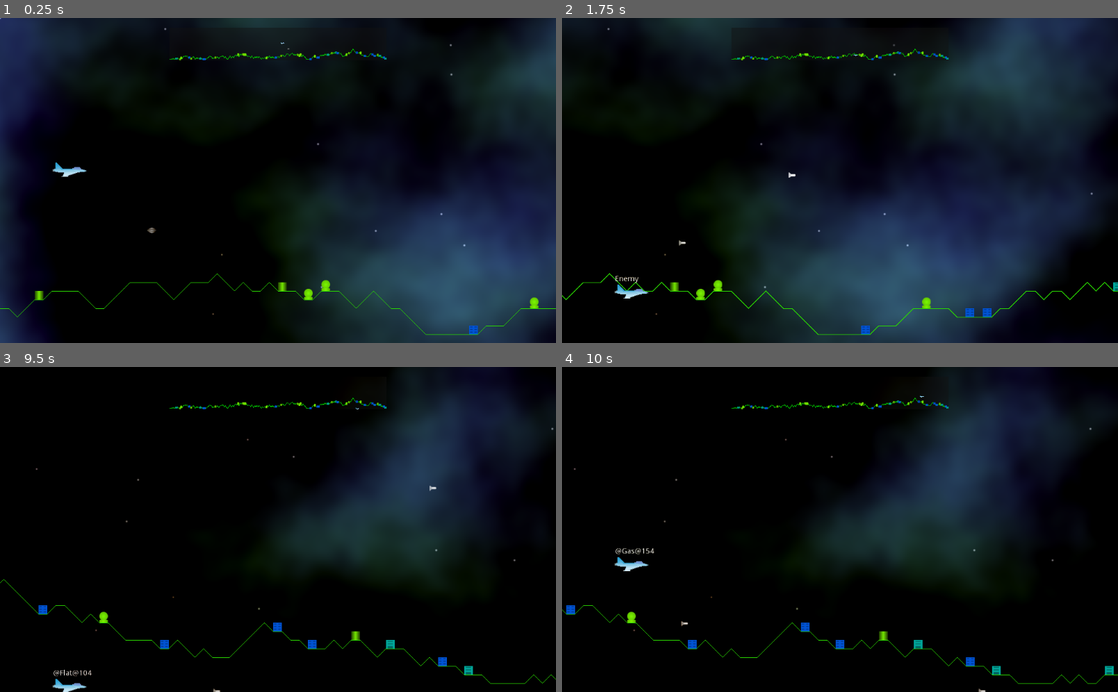
Above: before the commit, frames 1-4 (two rows, left to right).
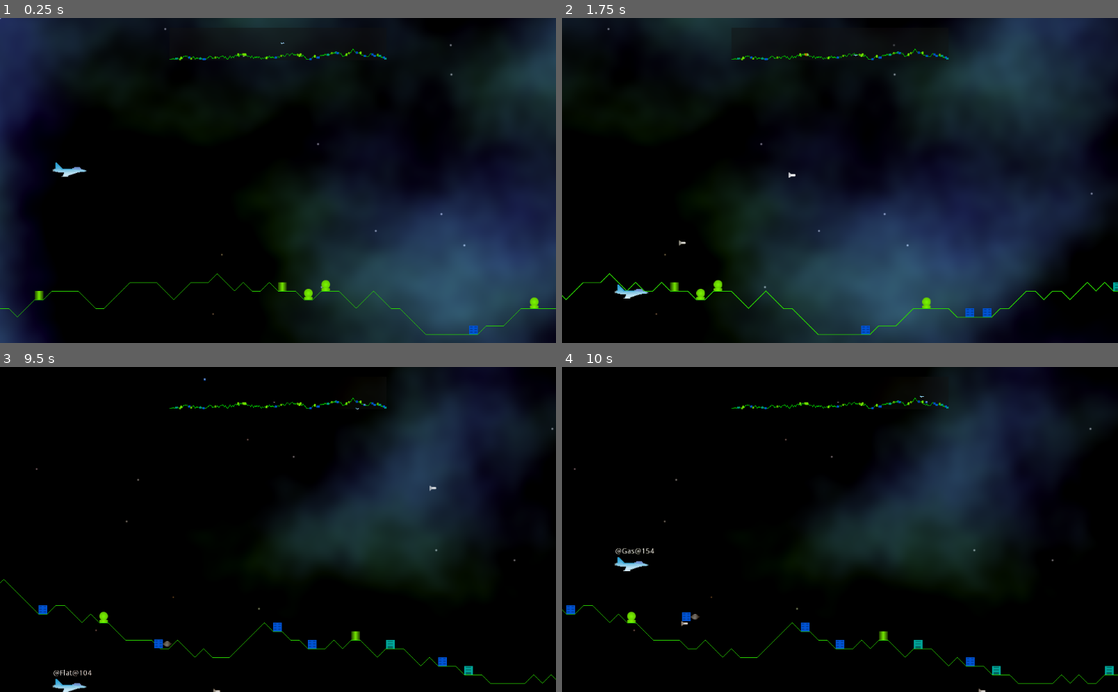
Above: after the commit, the same moments.

Repository: andrew-wilkes/godotia
Game: Godot game, scene res://scenes/Main.tscn
The game is run twice, just before and just after one commit, with the same random seed, the same clock (stepped at 60 frames per second) and the same inputs.
Inputs:
- Up to frame 1 (0.25 s): no input
- Up to frame 2 (1.75 s): tap Enter (ui_accept) at 0.5, 0.77, 1.52 s; hold Right (ui_right) 0.53-1.28 s; hold Down (ui_down) from 1.28 s (still down)
- Up to frame 3 (9.5 s): release Down (ui_down) at 2.03 s; hold Right (ui_right) 2.03-2.78 s; hold Up (ui_up) 2.78-3.53 s; tap Enter (ui_accept) at 3.02, 3.77, 4.52, 6.02, 6.77, 7.52, 9.02 s; hold Left (ui_left) 3.53-5.03 s; hold Down (ui_down) 5.03-5.78 s; hold Right (ui_right) 5.78-6.53 s; hold Up (ui_up) 6.53-7.28 s; hold Right (ui_right) 7.28-8.03 s; hold Down (ui_down) 8.03-8.78 s; hold Left (ui_left) from 8.78 s (still down)
- Up to frame 4 (10 s): release Left (ui_left) at 9.53 s; hold Up (ui_up) from 9.53 s (still down); tap Enter (ui_accept) at 9.77 s

The runs differ from the first frame. In frame 1, less than 0.1% of the frame differs, in the area x 26-53%, y 9-67%; in frame 2, less than 0.1%; in frame 3, less than 0.1%; in frame 4, 0.1%, in the area x 21-66%, y 10-87%.

Commit message:
Spawn enemies

Diff:
--- a/scenes/Enemy.gd
+++ b/scenes/Enemy.gd
@@ -23,6 +23,7 @@
 		DRAINING_ENERGY:
 			if structure.get_energy_all_got(RATE_OF_DRAINING_ENERGY * delta):
 				state = MOVING_TO_PLAYER
+				structure.targeted = false
 		MOVING_TO_PLAYER:
 			target = globals.player.global_position - get_parent().global_position
 			move(delta)
@@ -48,12 +49,15 @@
 
 
 func _on_Enemy_area_entered(_area):
+	if $Hook.get_child_count():
+		structure.state = structure.states.FALLING
+		call_deferred("reparent_structure", globals.terrain, self.position)
 	globals.remove_entity(self, "enemies")
 	destroy()
 
 
 func destroy():
-	queue_free()
+	pass #queue_free()
 
 
 func _on_Enemy_body_entered(body):
@@ -63,16 +67,16 @@
 			"Building":
 				state = LIFTING
 				# Reparent the structure from terrain to enemy
-				call_deferred("reparent_structure")
+				call_deferred("reparent_structure", $Hook, Vector2(-8, 8))
 				target = Vector2(position.x, -8000)
 			"EnergySource":
 				state = DRAINING_ENERGY
 
 
-func reparent_structure():
+func reparent_structure(new_parent: Node, pos: Vector2):
 	structure.get_parent().remove_child(structure)
-	structure.position = Vector2(-8, 8)
-	add_child(structure)
+	structure.position = pos
+	new_parent.add_child(structure)
 
 
 func fire():
--- a/scenes/Enemy.tscn
+++ b/scenes/Enemy.tscn
@@ -19,5 +19,7 @@
 
 [node name="ShotTimer" type="Timer" parent="."]
 one_shot = true
+
+[node name="Hook" type="Node2D" parent="."]
 [connection signal="area_entered" from="." to="." method="_on_Enemy_area_entered"]
 [connection signal="body_entered" from="." to="." method="_on_Enemy_body_entered"]
--- a/scenes/Main.gd
+++ b/scenes/Main.gd
@@ -17,6 +17,7 @@
 var enemy_scene = preload("res://scenes/Enemy.tscn")
 var missile_scene = preload("res://scenes/Missile.tscn")
 var sky_pos = 0
+var enemies_to_spawn = 0
 
 func _ready():
 	background = $ParallaxBackground
@@ -57,13 +58,39 @@
 		terrain.line.add_child(structure)
 	map.add_structures()
 	map.add_player(player, scroll_position, terrain)
-	add_enemy_for_testing()
+	enemies_to_spawn = 10
+	spawn_enemy()
 
 
-func add_enemy_for_testing():
+func spawn_enemy():
+	if enemies_to_spawn:
+		var target = pick_target()
+		if target:
+			add_enemy(target)
+	$Spawner.start(rand_range(1, 5))
+
+
+func _on_Spawner_timeout():
+	spawn_enemy()
+
+
+func pick_target():
+	var targets = []
+	# Get all untargeted structures
+	for i in globals.structures.keys():
+		if !globals.structures[i].targeted:
+			targets.append(i)
+	var pick = false
+	if targets.size():
+		pick = globals.structures[targets[randi() % targets.size()]]
+	pick.targeted = true
+	return pick
+
+
+func add_enemy(target):
 	var enemy = enemy_scene.instance()
-	enemy.target = globals.structures.values()[18].position
-	enemy.position = Vector2(3200, -200)
+	enemy.target = target.position
+	enemy.position = Vector2(target.position.x + rand_range(-100, 100), -32)
 	terrain.line.add_child(enemy)
 	globals.add_entity(enemy, "enemies")
 	map.add_enemy(enemy)
--- a/scenes/Main.tscn
+++ b/scenes/Main.tscn
@@ -59,3 +59,7 @@
 margin_top = 18.0
 margin_right = 727.0
 margin_bottom = 78.0
+
+[node name="Spawner" type="Timer" parent="."]
+one_shot = true
+[connection signal="timeout" from="Spawner" to="." method="_on_Spawner_timeout"]
--- a/scenes/Structure.gd
+++ b/scenes/Structure.gd
@@ -11,6 +11,7 @@
 
 var velocity = Vector2(0, 0)
 var state = states.STATIC
+var targeted = false
 
 
 func _physics_process(delta):
